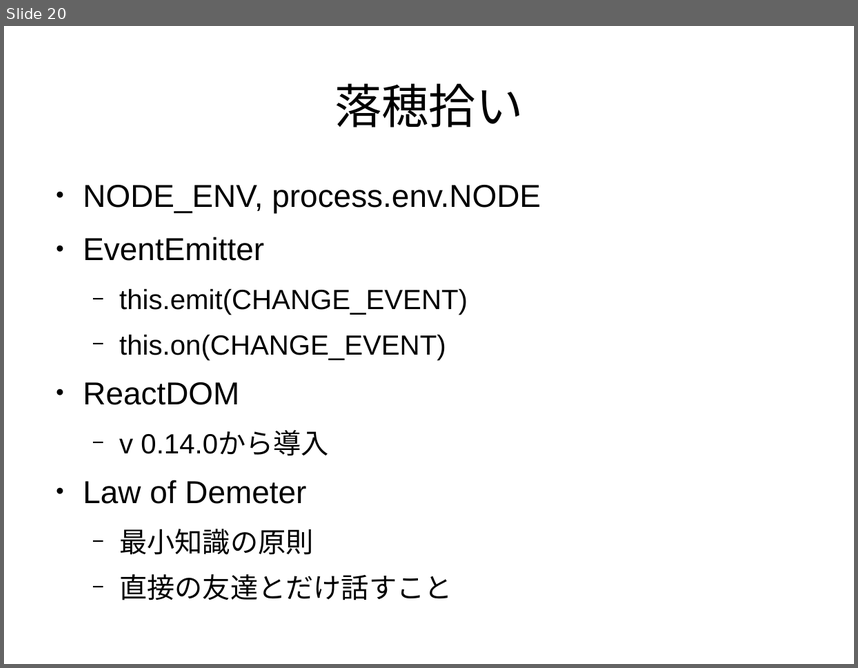
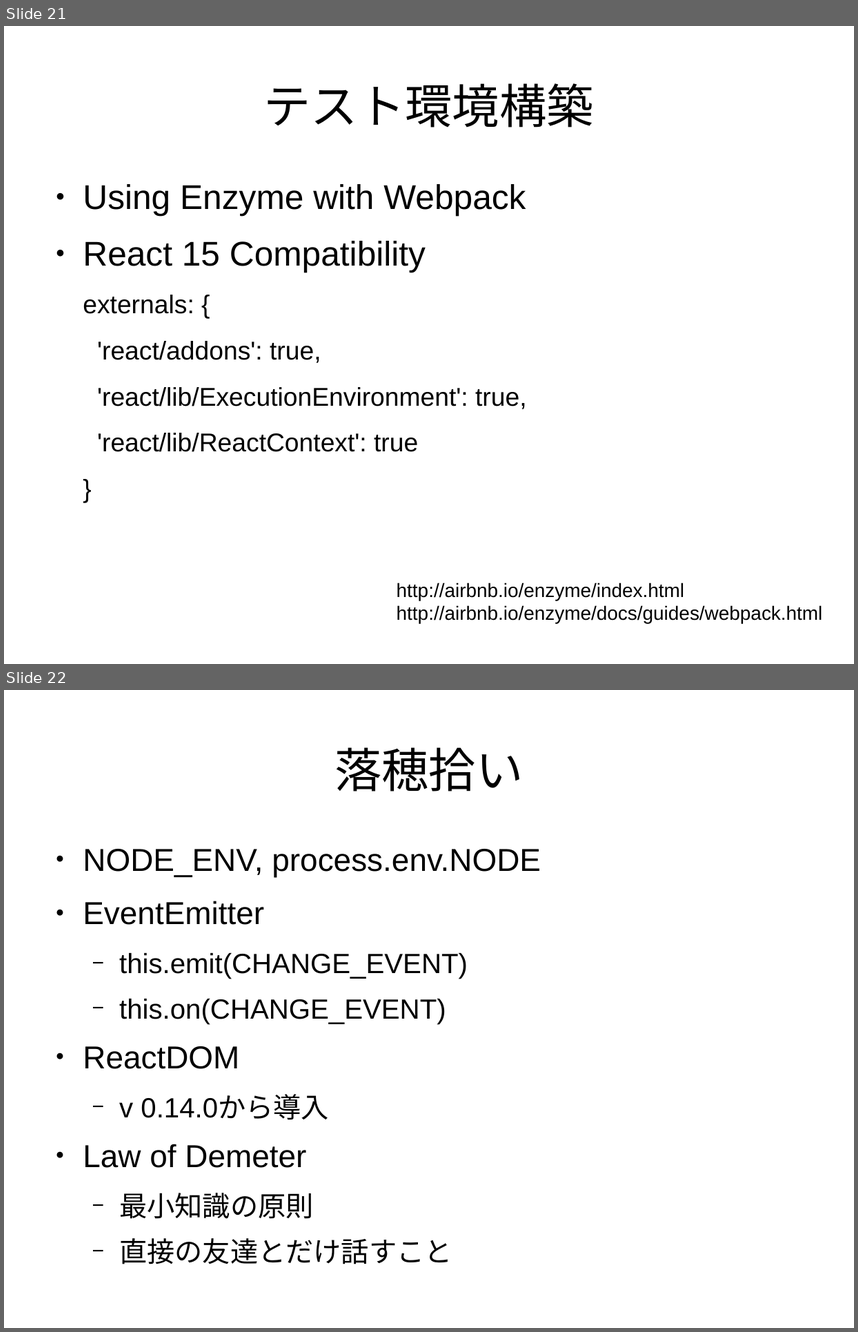
Before and after one commit to sallop/til, a slide deck: react入門.odp. Shown one above the other, each under a label of ours: slide 20 before the commit, slides 21 and 22 after it. The pictures are 858x668 and 858x1332 pixels, drawn with LibreOffice and Linux fonts; fonts in the diff are those of the drawing. Boxes give left, top, right and bottom in pixels: in the first picture for what was removed or moved away, otherwise in the second. Text is boxed around its words. In the diff, an @@ line names an element or a change of style, - is before the commit and + after.

Commit message:
enzyme need external library

```diff
--- a/react入門.odp
+++ b/react入門.odp
@@ slide 21 added at [4,26,854,664], background #FFFFFF @@
@@ title added at [264,83,594,127], 44 pt, text #000000 @@
+テスト環境構築
@@ text added at [83,184,526,452], 24 pt, text #000000 @@
+● Using Enzyme with Webpack
+● React 15 Compatibility
+externals: {
+'react/addons': true,
+'react/lib/ExecutionEnvironment': true,
+'react/lib/ReactContext': true
+}
@@ text added at [397,582,823,623], 18 pt, text #000000 @@
+http://airbnb.io/enzyme/index.html
+http://airbnb.io/enzyme/docs/guides/webpack.html
@@ what was slide 20 is now slide 22 @@
```
Also in this commit, not shown: 1 slide changed, 1 other slide added.
